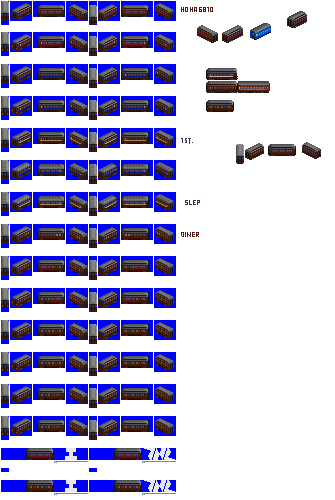
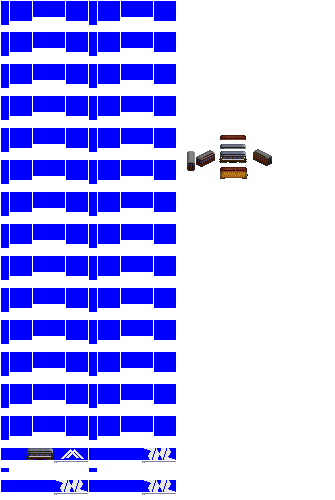
Comparing the layer stacks of the two 335×500 images. Changes:
hid "end wagons" over box(2, 41, 174, 434)
hid "17m wood", painted on it over box(1, 1, 321, 492)
showed "very old", painted on it over box(26, 135, 272, 460)
